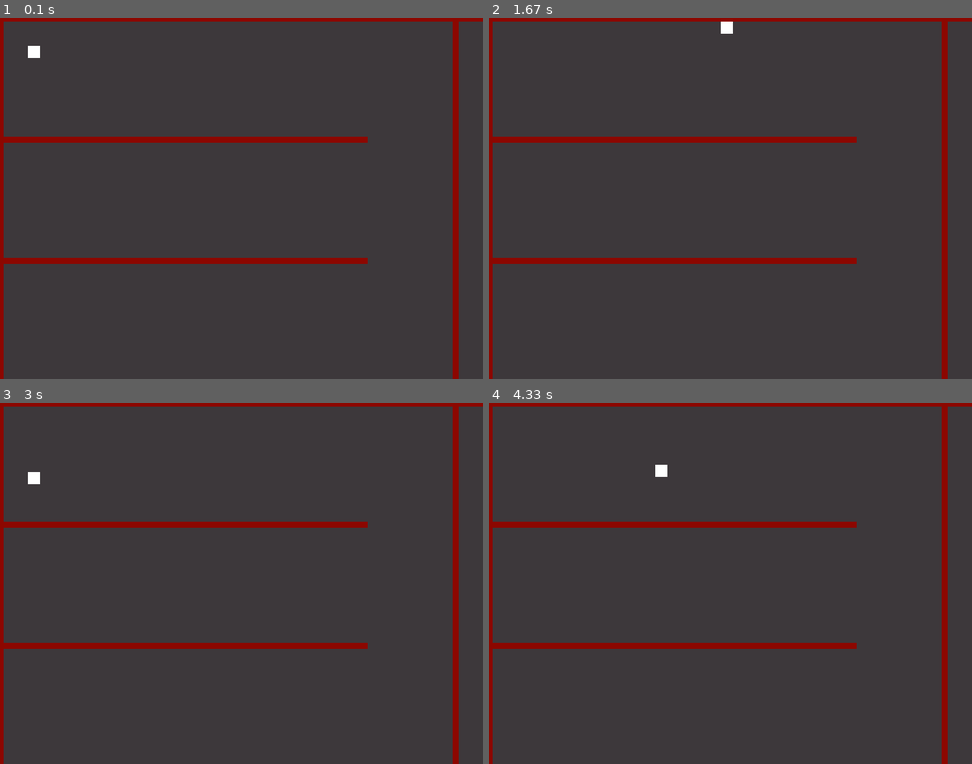
Above: before the commit, frames 1-4 (two rows, left to right).
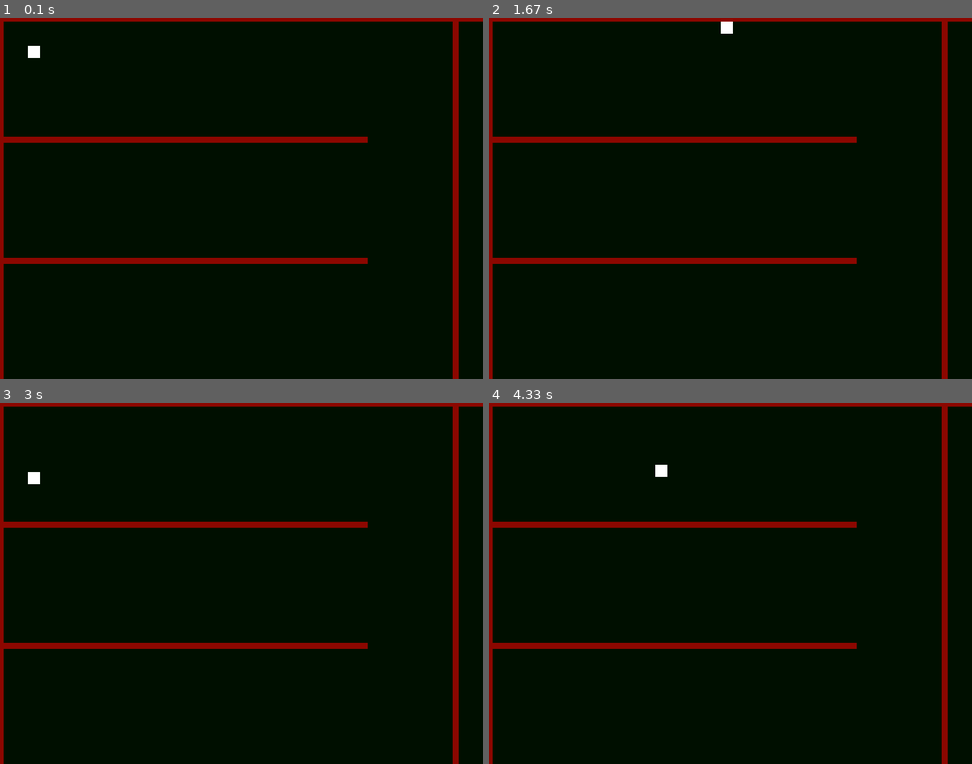
Above: after the commit, the same moments.

Repository: VladislavBezldolniy/pygame
Game: pygame game, started from main.py
Same seed, same stepped clock (60 frames per second), same inputs: the game is played once before the commit and once after it.
Inputs:
- Up to frame 1 (0.1 s): no input
- Up to frame 2 (1.67 s): hold Right 0.33-0.8 s; hold Up 0.83-1.13 s; hold Right 1.17-1.63 s
- Up to frame 3 (3 s): hold Left 1.67-2.2 s; hold Down 2.23-2.53 s; hold Left 2.57-2.97 s
- Up to frame 4 (4.33 s): hold Up 3-3.37 s; hold Right 3.4-4.03 s; hold Down from 4.07 s (still down)

The runs differ from the first frame. In frame 1, 94% of the frame differs, in the area x 0-100%, y 1-100%; in frame 2, 94%; in frame 3, 94%; in frame 4, 94%.

Commit message:
File commit
растащил по файлма

Diff:
--- a/main.py
+++ b/main.py
@@ -1,91 +1,20 @@
 import pygame
-
+from player import *
+from walls import *
 
 # ИГРОК
-PLAYER_WIDTH = 20
-PLAYER_HEIGHT = 20
+
 PLAYER_SPEED = 6
 
+# Сolor
 
-# Colors
+BLACK = (0, 15, 0)
 
-WHITE = (255, 255, 255)
-RED = (140, 7, 0)
-BACK = (61, 56, 59)
 
 # Screen
 SCREEN_WIDTH = 800
 SCREEN_HEIGHT = 600
 FPS = 60
-
-
-class Player(pygame.sprite.Sprite):
-
-    # Функция конструктор
-    def __init__(self, x, y):
-        # Вызов метовдов класса родителя
-        pygame.sprite.Sprite.__init__(self)
-
-        # Создаем спрайт
-        self.image = pygame.Surface([PLAYER_WIDTH, PLAYER_HEIGHT])
-        self.image.fill(WHITE)
-
-        # указываем на x, y
-        self.rect = self.image.get_rect()
-        self.rect.y = y
-        self.rect.x = x
-
-        self.change_x = 0
-        self.change_y = 0
-        self.walls = None
-
-    def changespeed(self, x, y):
-        # Приводим в движение
-        self.change_x += x
-        self.change_y += y
-
-    def update(self):
-        # влево/вправо
-        self.rect.x += self.change_x
-
-        # Врезание в стену <-->
-        block_hit_list = pygame.sprite.spritecollide(self, self.walls, False)
-        for block in block_hit_list:
-            # врезаемся при движении вправо
-            if self.change_x > 0:
-                self.rect.right = block.rect.left
-            else:
-                # -//- влево
-                self.rect.left = block.rect.right
-
-        # Вверх/вниз
-        self.rect.y += self.change_y
-
-        # Проверка столкновений
-        block_hit_list = pygame.sprite.spritecollide(self, self.walls, False)
-        for block in block_hit_list:
-
-            # Обновление позиции
-            if self.change_y > 0:
-                self.rect.bottom = block.rect.top
-            else:
-                self.rect.top = block.rect.bottom
-
-
-class Wall(pygame.sprite.Sprite):
-
-    def __init__(self, x, y, width, height):
-
-        # вызов метода родителя
-        pygame.sprite.Sprite.__init__(self)
-
-        # выставляем высоту, ширину и цвет
-        self.image = pygame.Surface([width, height])
-        self.image.fill(RED)
-
-        self.rect = self.image.get_rect()
-        self.rect.y = y
-        self.rect.x = x
 
 
 # инициализируем pygames
@@ -161,7 +90,7 @@
 
     all_sprite_list.update()
 
-    screen.fill(BACK)
+    screen.fill(BLACK)
 
     all_sprite_list.draw(screen)  # отрисовуем все спрайты из списка методм draw
 
--- /dev/null
+++ b/player.py
@@ -0,0 +1,61 @@
+import pygame
+
+# ИГРОК
+PLAYER_WIDTH = 20
+PLAYER_HEIGHT = 20
+
+# Colors
+WHITE = (255, 255, 255)
+
+
+class Player(pygame.sprite.Sprite):
+
+    # Функция конструктор
+    def __init__(self, x, y):
+        # Вызов метовдов класса родителя
+        pygame.sprite.Sprite.__init__(self)
+
+        # Создаем спрайт
+        self.image = pygame.Surface([PLAYER_WIDTH, PLAYER_HEIGHT])
+        self.image.fill(WHITE)
+
+        # указываем на x, y
+        self.rect = self.image.get_rect()
+        self.rect.y = y
+        self.rect.x = x
+
+        self.change_x = 0
+        self.change_y = 0
+        self.walls = None
+
+    def changespeed(self, x, y):
+        # Приводим в движение
+        self.change_x += x
+        self.change_y += y
+
+    def update(self):
+        # влево/вправо
+        self.rect.x += self.change_x
+
+        # Врезание в стену <-->
+        block_hit_list = pygame.sprite.spritecollide(self, self.walls, False)
+        for block in block_hit_list:
+            # врезаемся при движении вправо
+            if self.change_x > 0:
+                self.rect.right = block.rect.left
+            else:
+                # -//- влево
+                self.rect.left = block.rect.right
+
+        # Вверх/вниз
+        self.rect.y += self.change_y
+
+        # Проверка столкновений
+        block_hit_list = pygame.sprite.spritecollide(self, self.walls, False)
+        for block in block_hit_list:
+
+            # Обновление позиции
+            if self.change_y > 0:
+                self.rect.bottom = block.rect.top
+            else:
+                self.rect.top = block.rect.bottom
--- /dev/null
+++ b/walls.py
@@ -0,0 +1,20 @@
+import pygame
+
+# Colors
+RED = (140, 7, 0)
+
+
+class Wall(pygame.sprite.Sprite):
+
+    def __init__(self, x, y, width, height):
+
+        # вызов метода родителя
+        pygame.sprite.Sprite.__init__(self)
+
+        # выставляем высоту, ширину и цвет
+        self.image = pygame.Surface([width, height])
+        self.image.fill(RED)
+
+        self.rect = self.image.get_rect()
+        self.rect.y = y
+        self.rect.x = x
